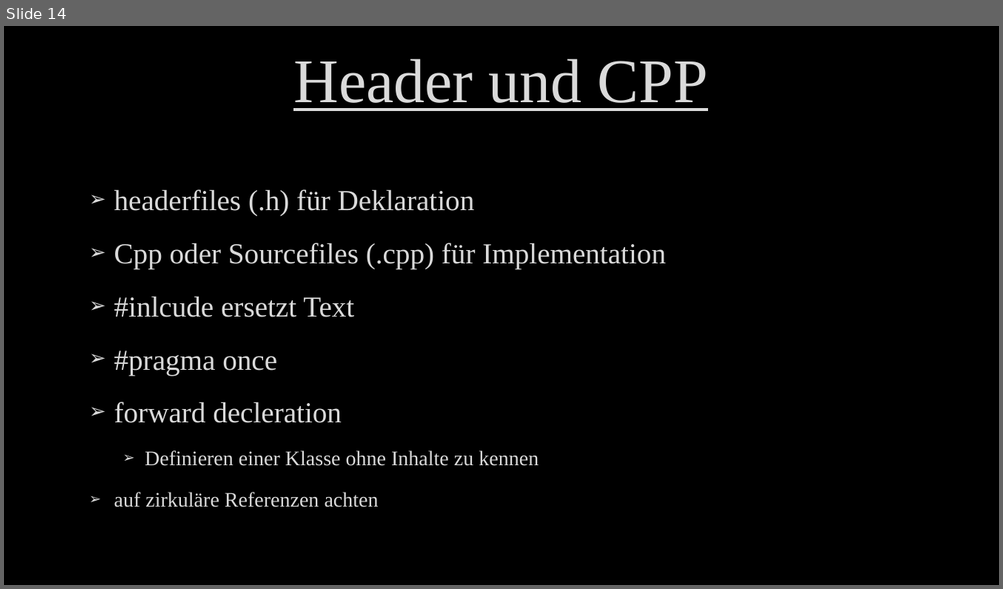
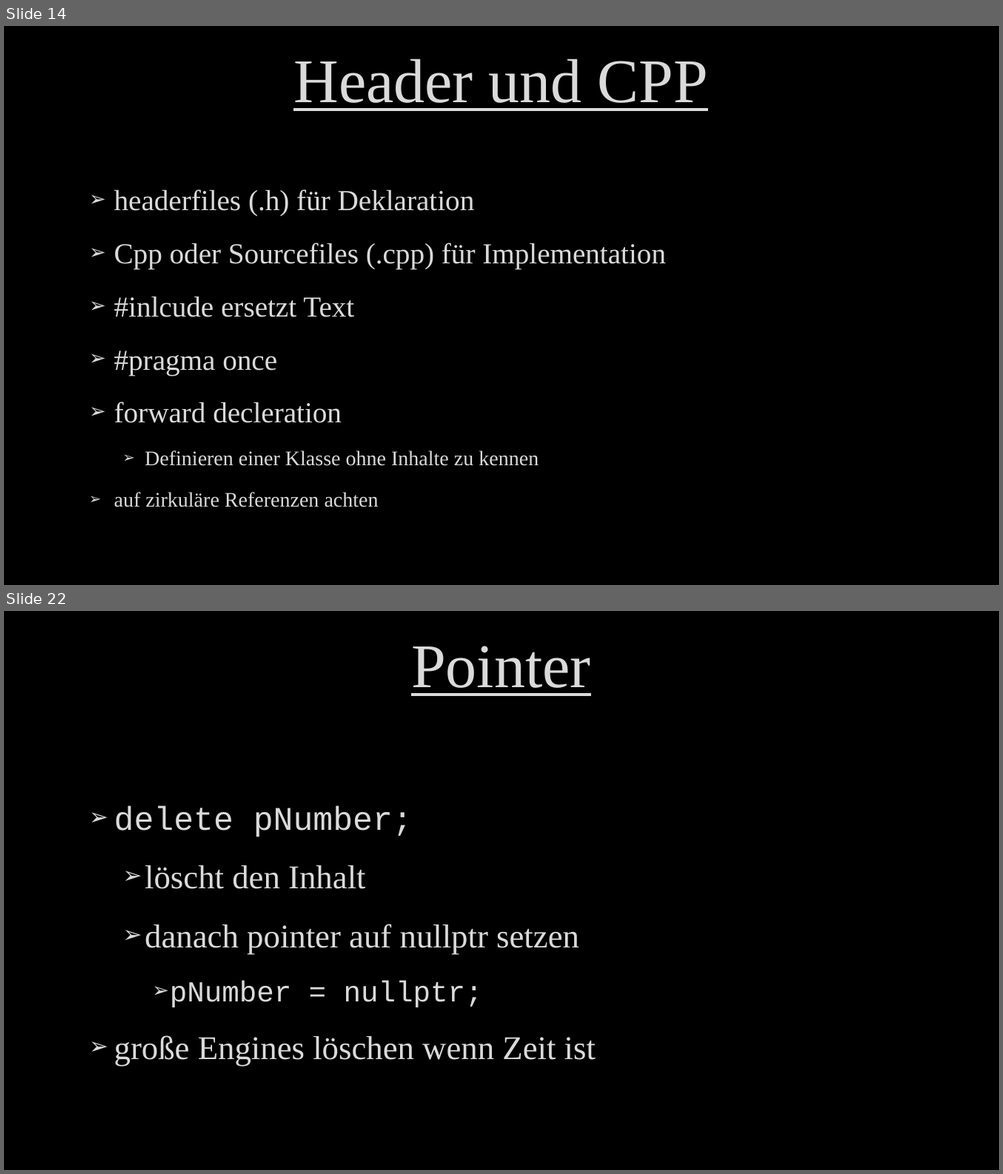
Before and after one commit to M2vH/GPA4300_0318, a slide deck: Document/Programmieren Grundlagen 2.pptx. Shown one above the other, each under a label of ours: slide 14 before the commit, slides 14 and 22 after it; the slides between them are not shown. The pictures are 1003x589 and 1003x1174 pixels, drawn with LibreOffice and Linux fonts; fonts in the diff are those of the drawing; background and template pictures are left out. Boxes give left, top, right and bottom in pixels: in the first picture for what was removed or moved away, otherwise in the second. Text is boxed around its words. In the diff, an @@ line names an element or a change of style, - is before the commit and + after.

```diff
--- a/Document/Programmieren Grundlagen 2.pptx
+++ b/Document/Programmieren Grundlagen 2.pptx
@@ slide 22 added at bbox=[4, 611, 999, 1170], background picture (left out) @@
@@ title added at bbox=[411, 646, 590, 696], 60 pt, text #DADADA, underline @@
+Pointer
@@ text added at bbox=[114, 806, 595, 1067], 32 pt, text #DADADA @@
+➢ delete pNumber;
+  ➢ löscht den Inhalt
+  ➢ danach pointer auf nullptr setzen
+    ➢ pNumber = nullptr;
+➢ große Engines löschen wenn Zeit ist
```
Also in this commit, not shown: 7 other slides added, 20 other files.
